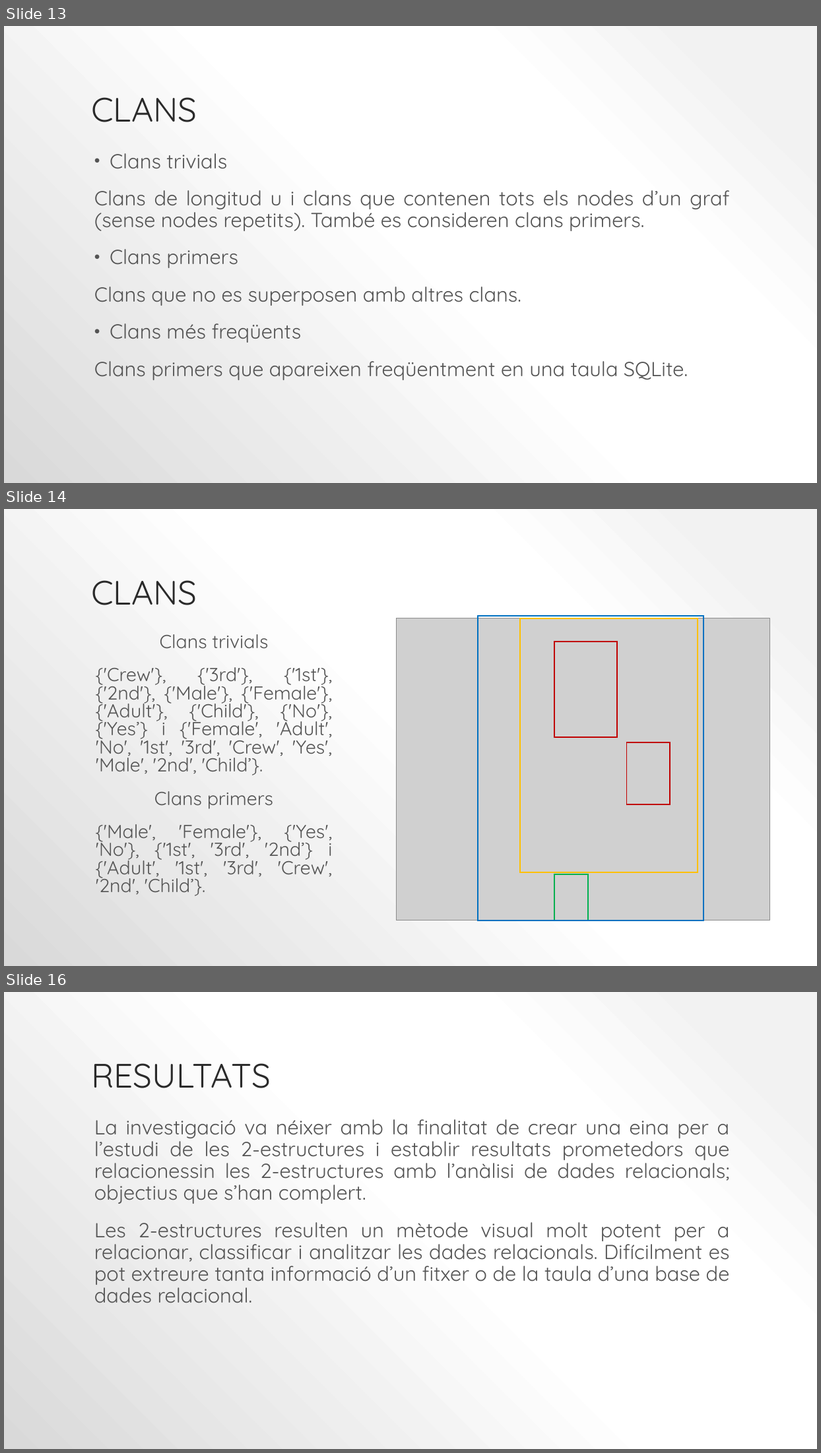
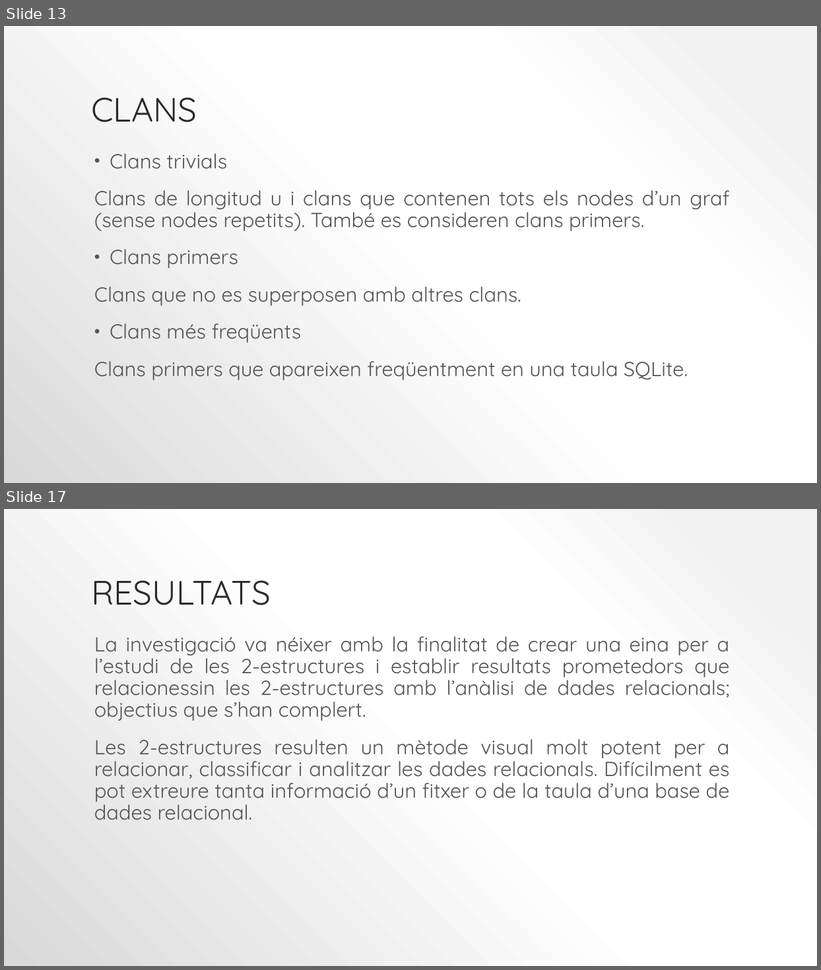
Before and after one commit to lrodrin/TFG, a slide deck: presentació.pptx. Shown one above the other, each under a label of ours: slides 13, 14 and 16 before the commit, slides 13 and 17 after it; the slides between them are not shown. The pictures are 821x1453 and 821x970 pixels, drawn with LibreOffice and Linux fonts; fonts in the diff are those of the drawing; grey boxes stand for pictures. Boxes give left, top, right and bottom in pixels: in the first picture for what was removed or moved away, otherwise in the second. Text is boxed around its words. In the diff, an @@ line names an element or a change of style, - is before the commit and + after.

```diff
--- a/presentació.pptx
+++ b/presentació.pptx
@@ slide 14 removed at <box>4,509,817,966</box>, background gradient #F2F2F2 to #FFFFFF to #D9D9D9 @@
@@ title removed at <box>91,580,197,605</box> @@
-CLANS
@@ picture removed at <box>396,618,770,921</box> @@
@@ rectangle removed at <box>478,616,704,921</box> @@
@@ rectangle removed at <box>520,618,698,873</box> @@
@@ text removed at <box>96,634,333,896</box> @@
-Clans trivials
-{'Crew'}, {'3rd'}, {'1st'}, {'2nd'}, {'Male'}, {'Female'}, {'Adult'}, {'Child'}, {'No'}, {'Yes’} i {'Female', 'Adult', 'No', '1st', '3rd', 'Crew', 'Yes', 'Male', '2nd', 'Child’}.
-Clans primers
-{'Male', 'Female'}, {'Yes', 'No'}, {'1st', '3rd', '2nd’} i {'Adult', '1st', '3rd', 'Crew', '2nd', 'Child’}.
@@ rectangle removed at <box>555,642,617,738</box> @@
@@ rectangle removed at <box>627,743,670,805</box> @@
@@ rectangle removed at <box>555,875,588,921</box> @@
@@ what was slide 16 is now slide 17 @@
```
Also in this commit, not shown: 1 slide changed, 2 slides added, 3 other files.
